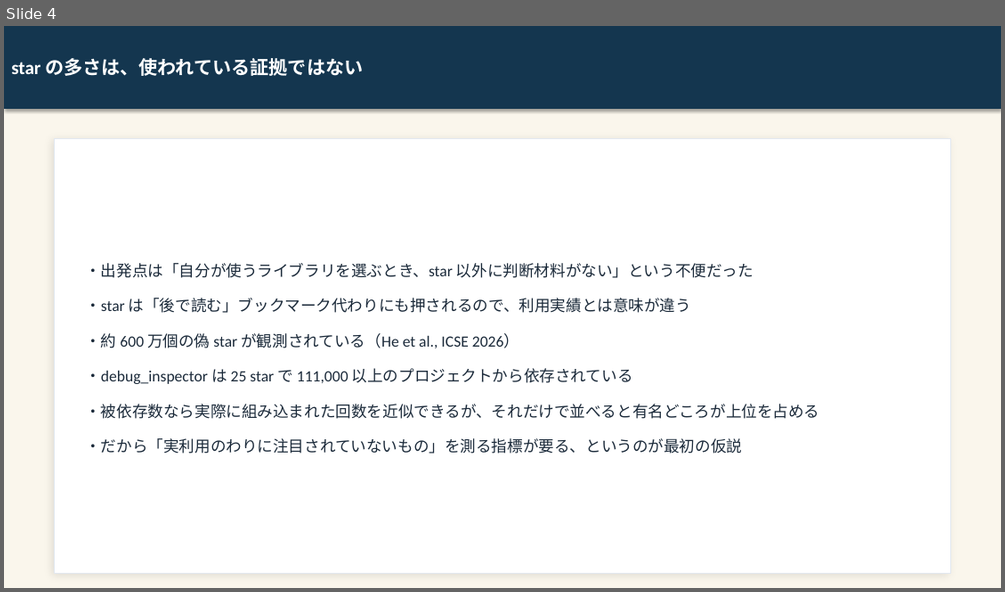
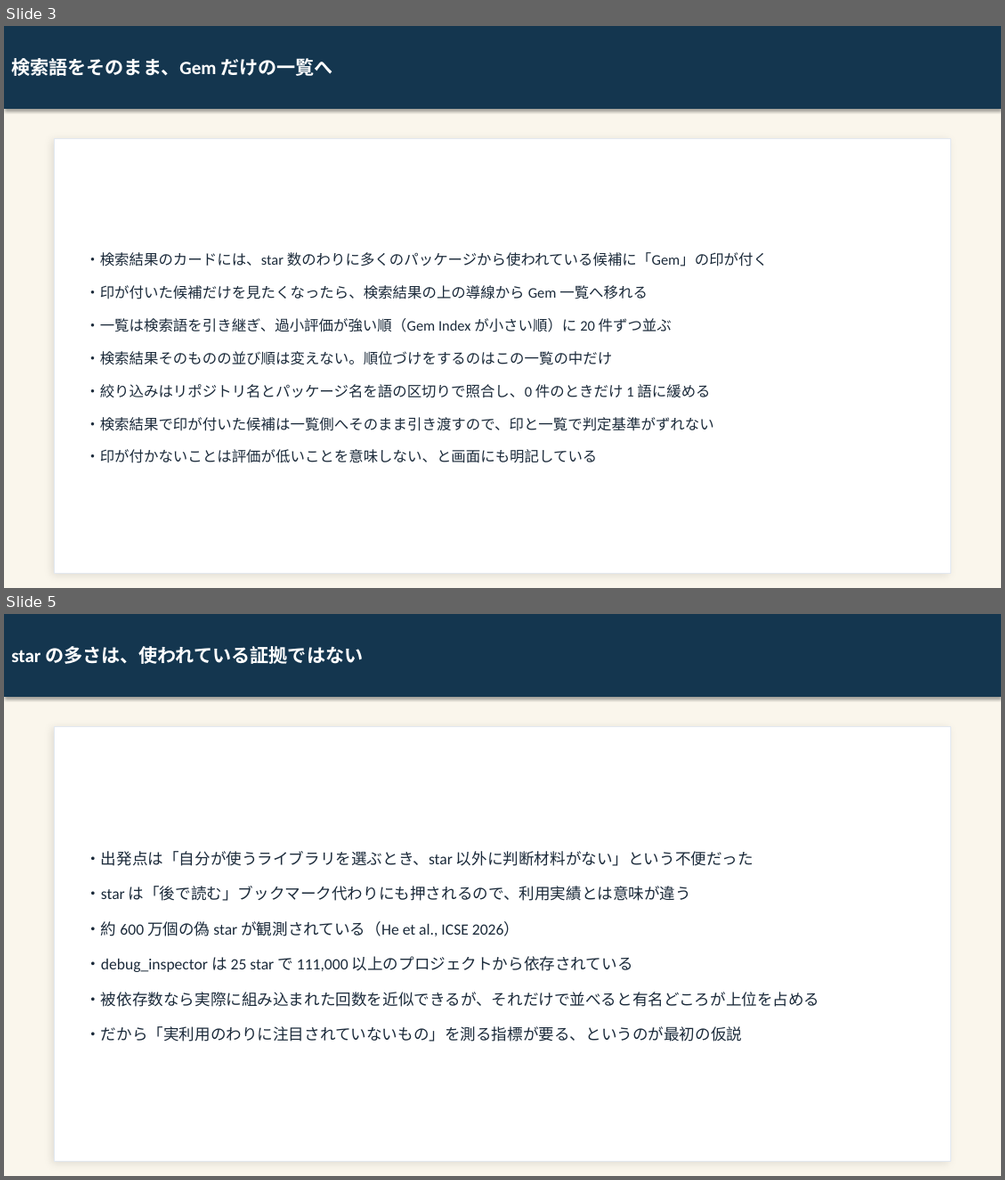
Before and after one commit to kai-kou/gem-hunter, a slide deck: content/slides/project-explanation-20260822/output/gem-hunter_text.pptx. Shown one above the other, each under a label of ours: slide 4 before the commit, slides 3 and 5 after it; the slides between them are not shown. The pictures are 1005x592 and 1005x1180 pixels, drawn with LibreOffice and Linux fonts; fonts in the diff are those of the drawing. Boxes give left, top, right and bottom in pixels: in the first picture for what was removed or moved away, otherwise in the second. Text is boxed around its words. In the diff, an @@ line names an element or a change of style, - is before the commit and + after.

Commit message:
docs: プロジェクト解説スライドを最新の実装・仕様へ追随させる（19 → 21 枚） (#538)
SP-17〜SP-19 以降の実装に合わせて解説スライドを 21 枚へ改訂した。前半に Gem 一覧の実 UI、撤去スライドの直後に「母集団を広げたら、撤去の根拠が消えた」を追加し、GitHub Actions の線引き・検査項目数・ポート数・マージ済み PR 件数・被依存数の取得元・健全性指標の実態を現状値へ直した。実 UI キャプチャ 3 枚と生成画像 10 枚を作り直し、補足ドキュメント（slide-guide.md / README.md / references/）も同じ差分で更新している。

Closes #517

```diff
--- a/content/slides/project-explanation-20260822/output/gem-hunter_text.pptx
+++ b/content/slides/project-explanation-20260822/output/gem-hunter_text.pptx
@@ slide 3 added at <box>4,26,1001,588</box>, background #FAF6EC @@
@@ rectangle added at <box>4,26,1001,109</box>, fill #14364F, 18 pt, text #FFFFFF, bold @@
+検索語をそのまま、Gem だけの一覧へ
@@ rectangle added at <box>55,139,950,573</box>, fill #FFFFFF, outline #E2E8F0 0.5 pt @@
@@ text added at <box>85,252,768,463</box>, 14 pt, text #1B2A3A @@
+・検索結果のカードには、star 数のわりに多くのパッケージから使われている候補に「Gem」の印が付く
+・印が付いた候補だけを見たくなったら、検索結果の上の導線から Gem 一覧へ移れる
+・一覧は検索語を引き継ぎ、過小評価が強い順（Gem Index が小さい順）に 20 件ずつ並ぶ
+・検索結果そのものの並び順は変えない。順位づけをするのはこの一覧の中だけ
+・絞り込みはリポジトリ名とパッケージ名を語の区切りで照合し、0 件のときだけ 1 語に緩める
+・検索結果で印が付いた候補は一覧側へそのまま引き渡すので、印と一覧で判定基準がずれない
+・印が付かないことは評価が低いことを意味しない、と画面にも明記している
@@ what was slide 4 is now slide 5 @@
```
Also in this commit, not shown: 12 slides changed, 1 other slide added, 42 other files.
